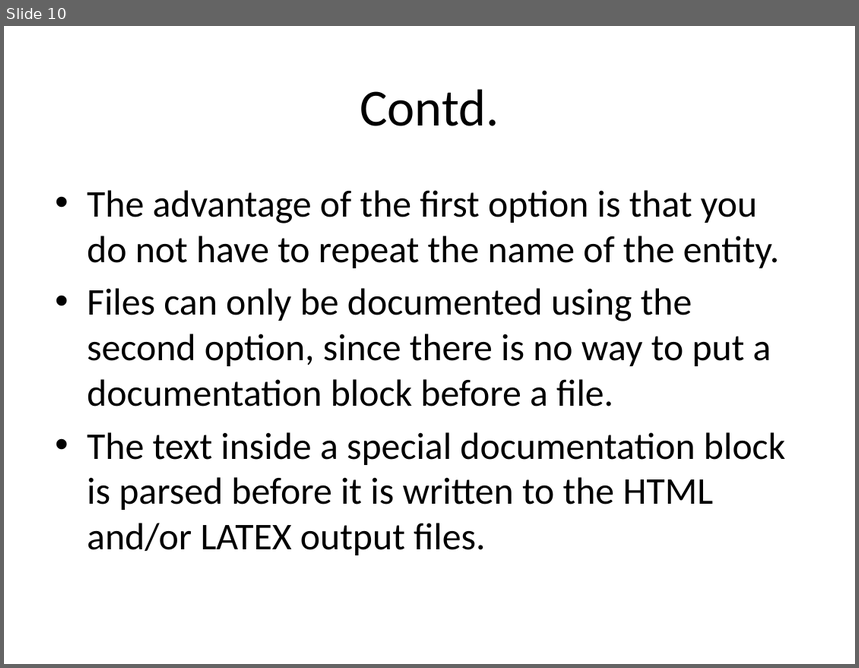
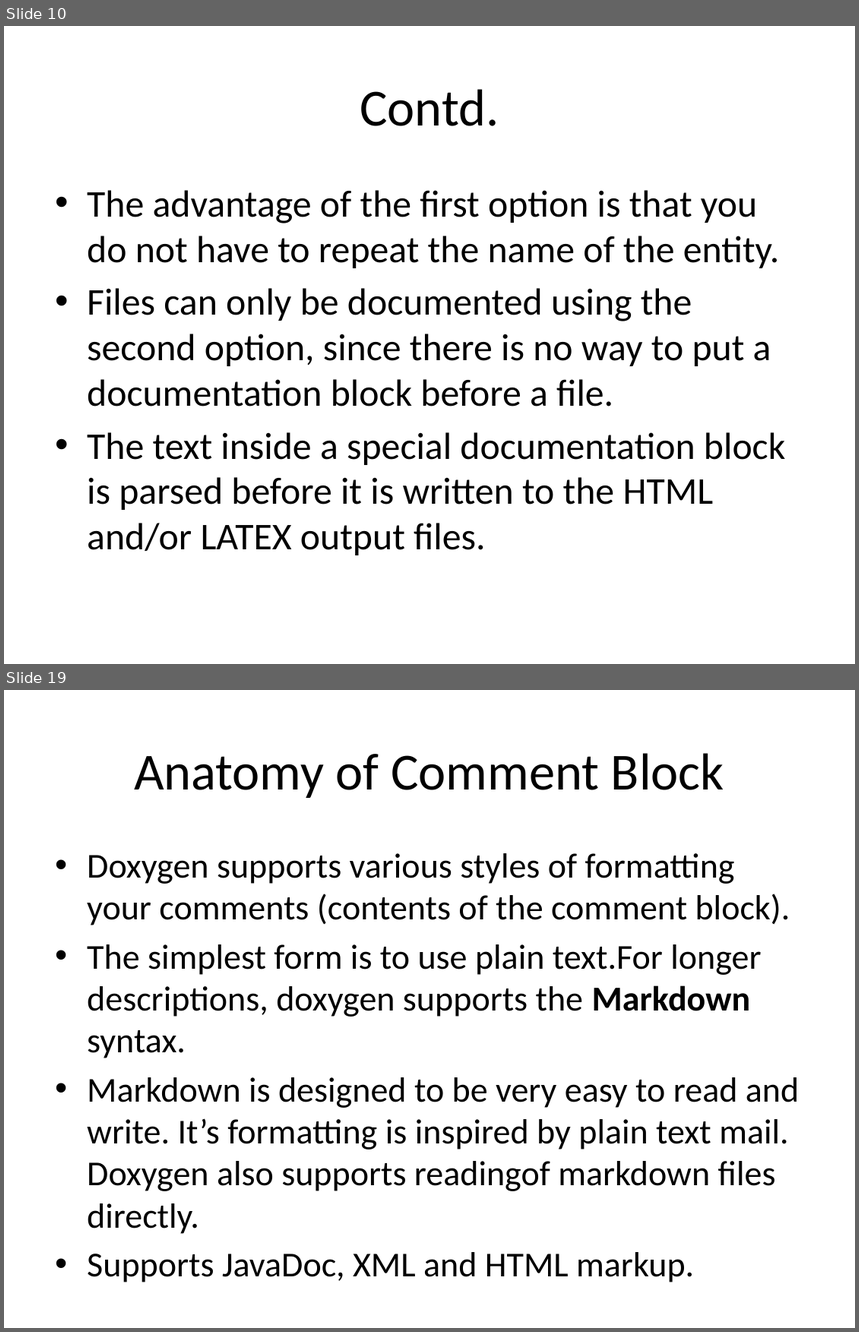
Before and after one commit to rongpt/trygit, a slide deck: Doxygen.pptx. Shown one above the other, each under a label of ours: slide 10 before the commit, slides 10 and 19 after it; the slides between them are not shown. The pictures are 859x668 and 859x1332 pixels, drawn with LibreOffice and Linux fonts; fonts in the diff are those of the drawing. Boxes give left, top, right and bottom in pixels: in the first picture for what was removed or moved away, otherwise in the second. Text is boxed around its words. In the diff, an @@ line names an element or a change of style, - is before the commit and + after.

```diff
--- a/Doxygen.pptx
+++ b/Doxygen.pptx
@@ slide 19 added at bbox=[4, 690, 855, 1328], background #FFFFFF @@
@@ title added at bbox=[134, 753, 724, 798], 44 pt, text #000000 @@
+Anatomy of Comment Block
@@ text added at bbox=[87, 853, 799, 1234], 29.6 pt, text #000000 @@
+• Doxygen supports various styles of formatting your comments (contents of the comment block).
+• The simplest form is to use plain text.For longer descriptions, doxygen supports the Markdown syntax.
+• Markdown is designed to be very easy to read and write. It’s formatting is inspired by plain text mail. Doxygen also supports readingof markdown files directly.
+• Supports JavaDoc, XML and HTML markup.
```
Also in this commit, not shown: 9 other slides added, 1 slide removed.
